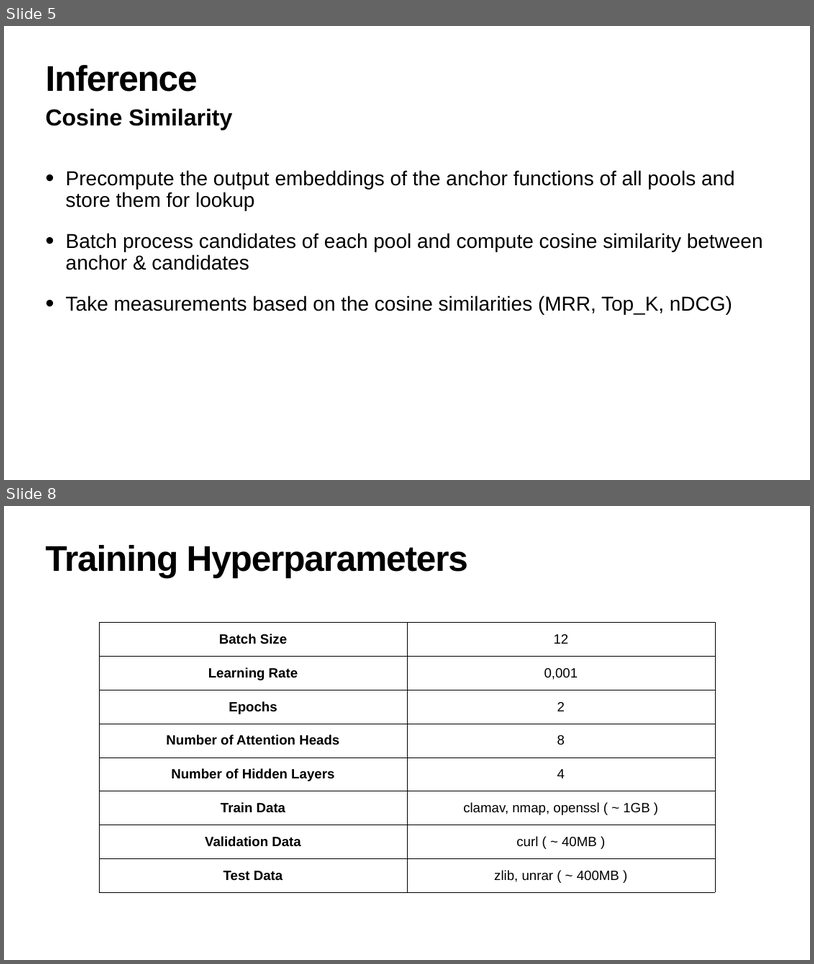
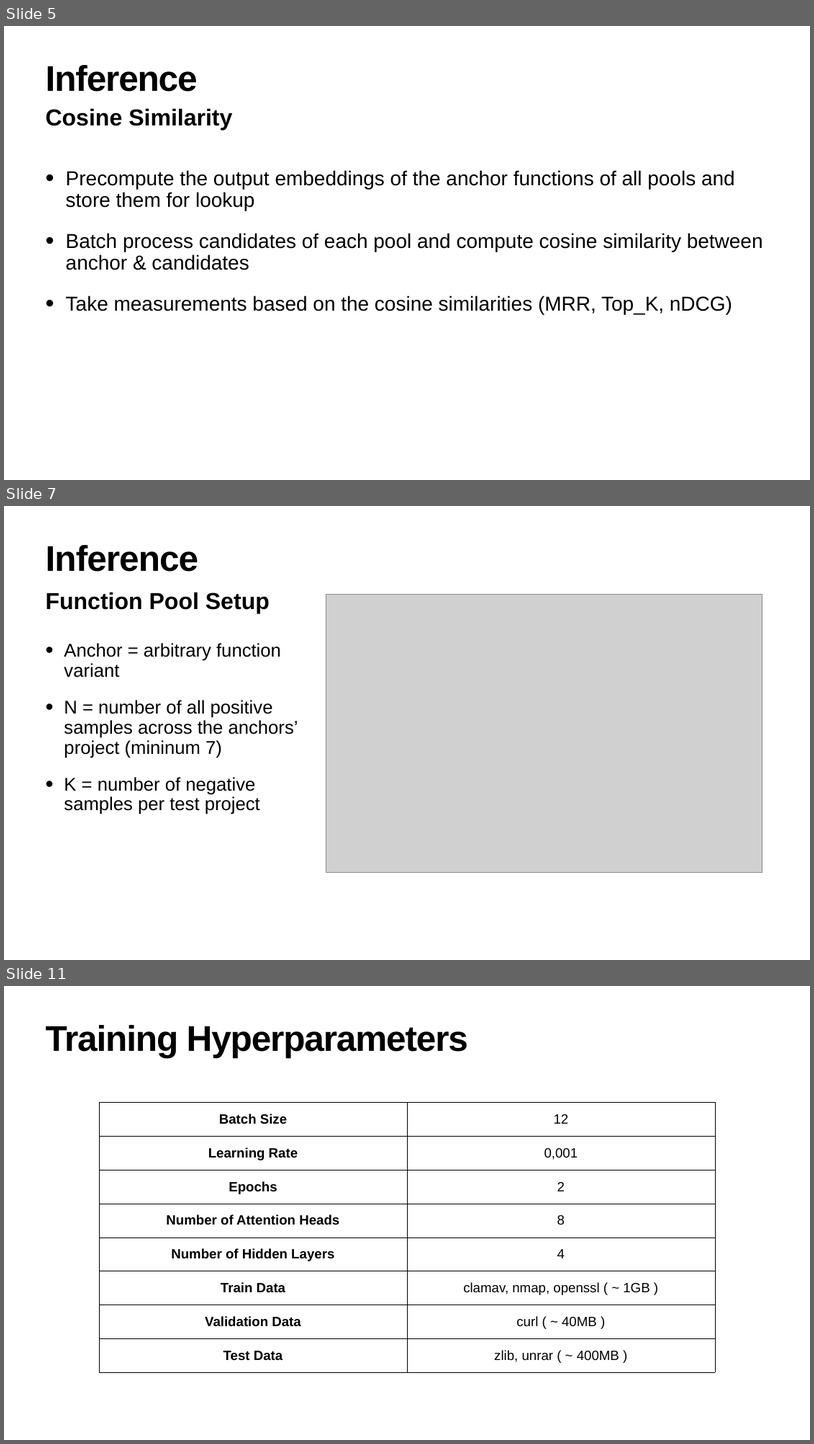
Before and after one commit to julig3ccd/BinAI, a slide deck: presentation/final_presentation.pptx. Shown one above the other, each under a label of ours: slides 5 and 8 before the commit, slides 5, 7 and 11 after it; the slides between them are not shown. The pictures are 814x964 and 814x1444 pixels, drawn with LibreOffice and Linux fonts; fonts in the diff are those of the drawing; grey boxes stand for pictures. Boxes give left, top, right and bottom in pixels: in the first picture for what was removed or moved away, otherwise in the second. Text is boxed around its words. In the diff, an @@ line names an element or a change of style, - is before the commit and + after.

```diff
--- a/presentation/final_presentation.pptx
+++ b/presentation/final_presentation.pptx
@@ slide 7 added at (x1=4, y1=506, x2=810, y2=960), background #FFFFFF @@
@@ title added at (x1=46, y1=545, x2=198, y2=572), 85 pt, text #000000, bold @@
+Inference
@@ text added at (x1=46, y1=592, x2=270, y2=613), 55 pt, text #000000, bold @@
+Function Pool Setup
@@ picture added at (x1=326, y1=594, x2=762, y2=872) @@
@@ text added at (x1=64, y1=643, x2=298, y2=814), 44 pt, text #000000 @@
+    • Anchor = arbitrary function variant
+    • N = number of all positive samples across the anchors’ project (mininum 7)
+• K = number of negative samples per test project
@@ what was slide 8 is now slide 11 @@
```
Also in this commit, not shown: 3 slides changed, 2 other slides added, 1 other file.
